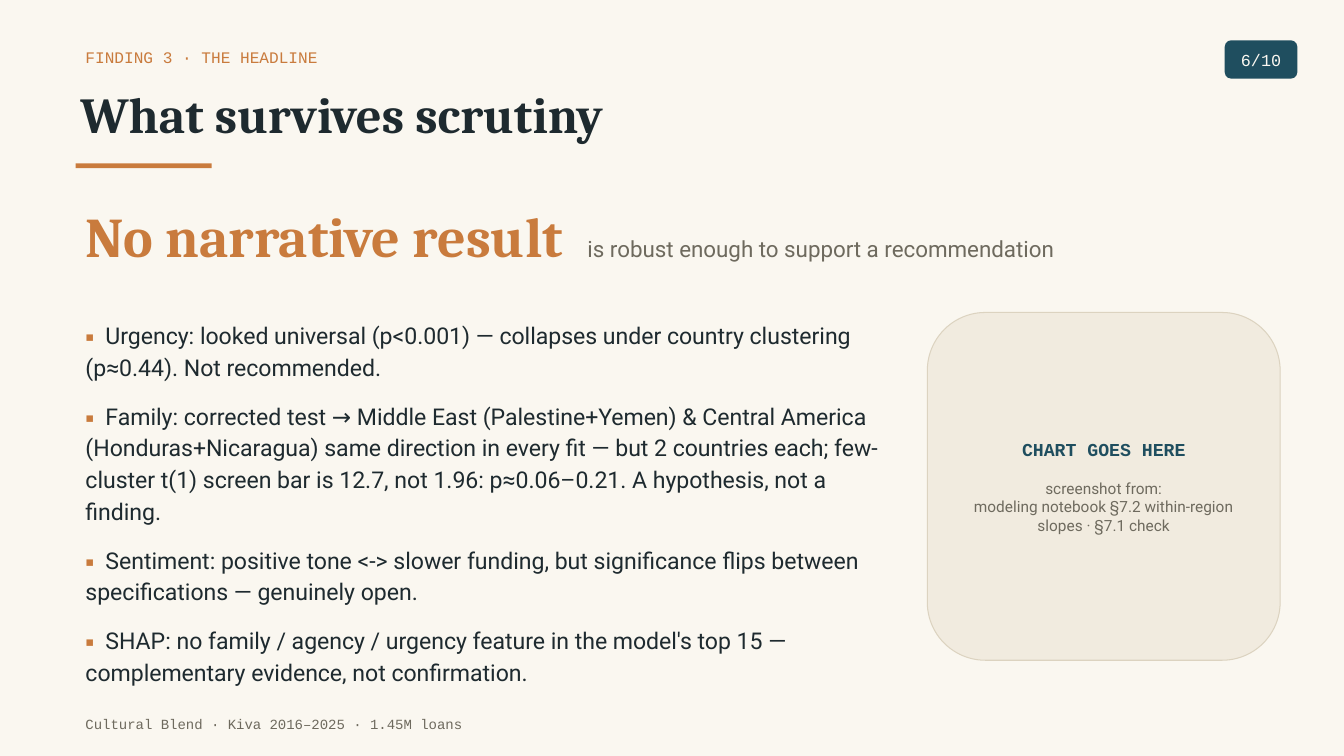
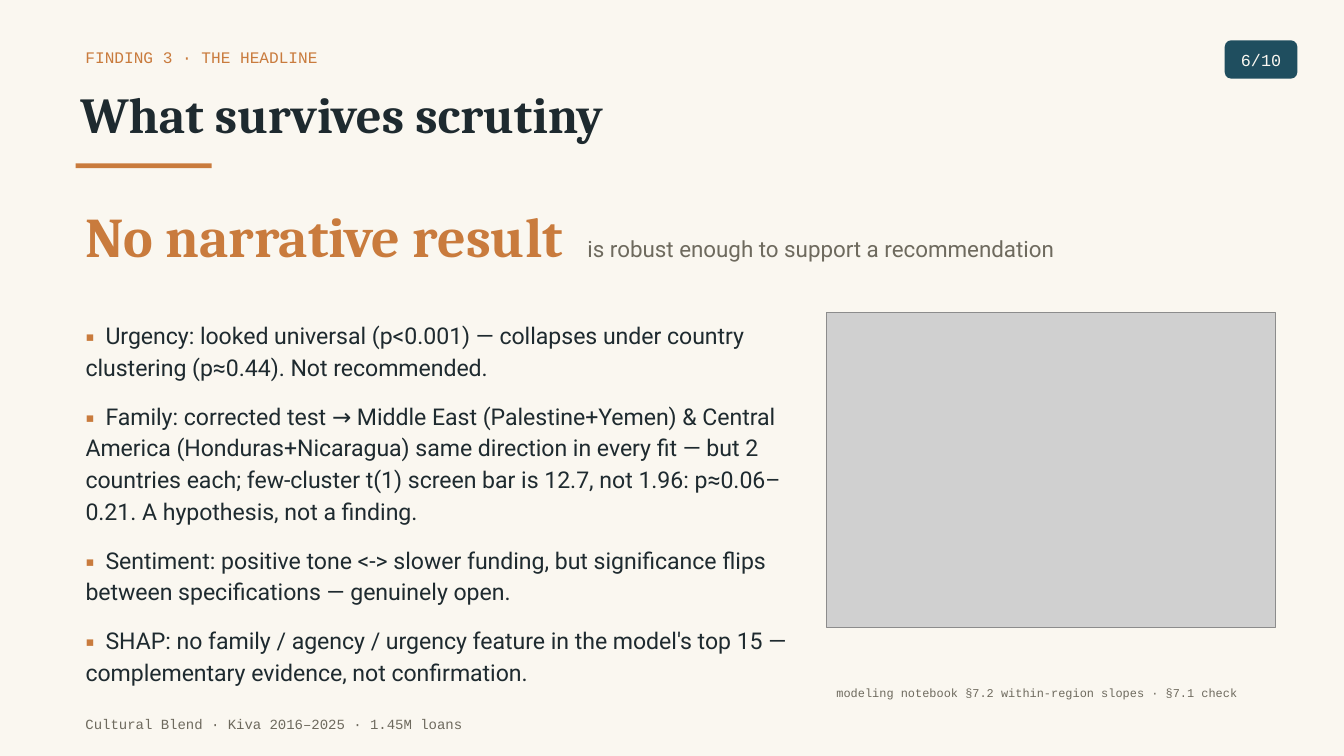
Before and after one commit to tuannm3812/unsw-ma-hackathon-2026, a slide deck: slide 6 of docs/presentation/slides_draft.pptx. Drawn at 1344x756 pixels with LibreOffice and Linux fonts; fonts in the diff are those of the drawing; grey boxes stand for pictures. Boxes give left, top, right and bottom in pixels: in the first picture for what was removed or moved away, otherwise in the second. Text is boxed around its words. In the diff, an @@ line names an element or a change of style, - is before the commit and + after.

```diff
--- a/docs/presentation/slides_draft.pptx
+++ b/docs/presentation/slides_draft.pptx
@@ text "▪ Urgency: looked universal (p<0.001) ..." rewrapped from [85, 325, 878, 686] to [86, 325, 781, 686] @@
@@ picture added at [827, 313, 1275, 627] @@
@@ rounded rectangle removed at [928, 313, 1280, 660] @@
-CHART GOES HERE
-screenshot from:
-modeling notebook §7.2 within-region slopes · §7.1 check
@@ text added at [836, 688, 1237, 700], 8.5 pt, text #6E6A5E @@
+modeling notebook §7.2 within-region slopes · §7.1 check
```
Also in this commit, not shown: 4 other slides changed, 7 other files.
